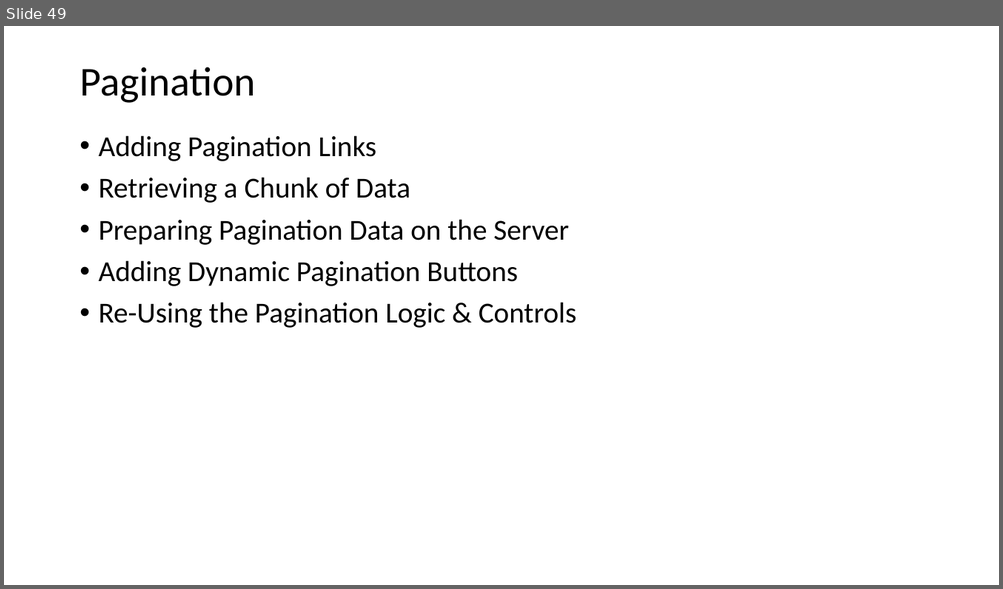
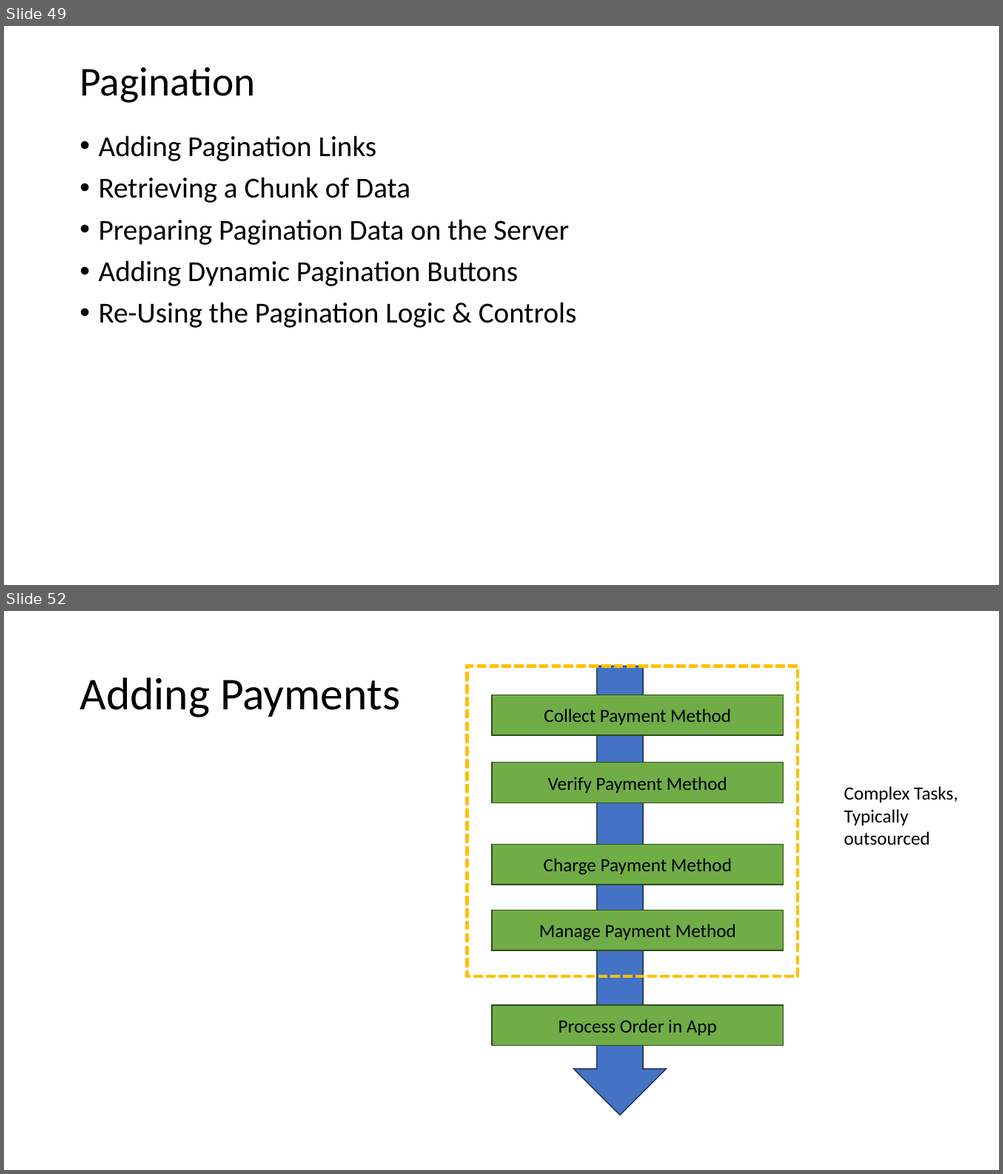
Before and after one commit to PiyushChaturvedii/Batch04, a slide deck: Database.pptx. Shown one above the other, each under a label of ours: slide 49 before the commit, slides 49 and 52 after it; the slides between them are not shown. The pictures are 1003x589 and 1003x1174 pixels, drawn with LibreOffice and Linux fonts; fonts in the diff are those of the drawing. Boxes give left, top, right and bottom in pixels: in the first picture for what was removed or moved away, otherwise in the second. Text is boxed around its words. In the diff, an @@ line names an element or a change of style, - is before the commit and + after.

```diff
--- a/Database.pptx
+++ b/Database.pptx
@@ slide 52 added at (4, 611, 999, 1170), background #FFFFFF @@
@@ rectangle added at (467, 667, 798, 977), outline #FFC000 3 pt dashed @@
@@ down arrow added at (573, 667, 666, 1116), fill #4472C4, outline #1E3256 1 pt @@
@@ title added at (79, 678, 400, 718), 44 pt, text #000000 @@
+Adding Payments
@@ rectangle added at (492, 695, 783, 735), fill #70AD47, outline #314C1F 1 pt, 18 pt, text #000000 @@
+Collect Payment Method
@@ rectangle added at (492, 763, 783, 803), fill #70AD47, outline #314C1F 1 pt, 18 pt, text #000000 @@
+Verify Payment Method
@@ text added at (844, 786, 958, 846), 18 pt, text #000000 @@
+Complex Tasks,
+Typically
+outsourced
@@ rectangle added at (492, 845, 783, 885), fill #70AD47, outline #314C1F 1 pt, 18 pt, text #000000 @@
+Charge Payment Method
@@ rectangle added at (492, 910, 783, 951), fill #70AD47, outline #314C1F 1 pt, 18 pt, text #000000 @@
+Manage Payment Method
@@ rectangle added at (492, 1005, 783, 1046), fill #70AD47, outline #314C1F 1 pt, 18 pt, text #000000 @@
+Process Order in App
```
Also in this commit, not shown: 3 other slides added, 49 other files.
